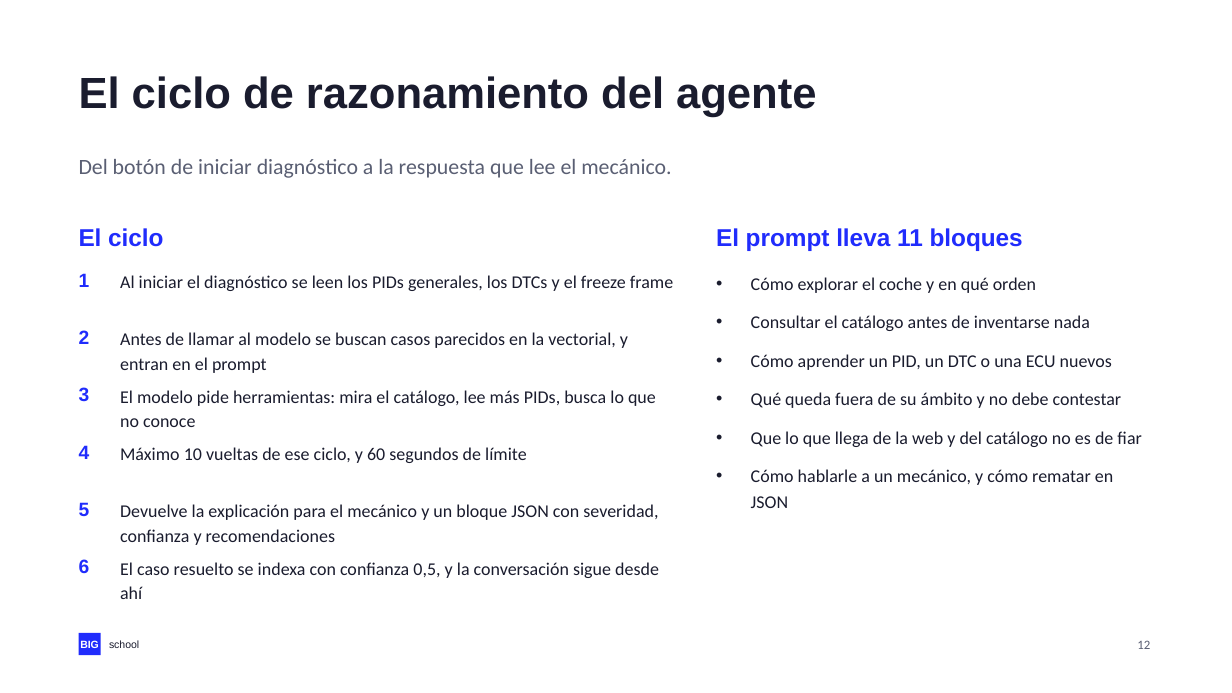
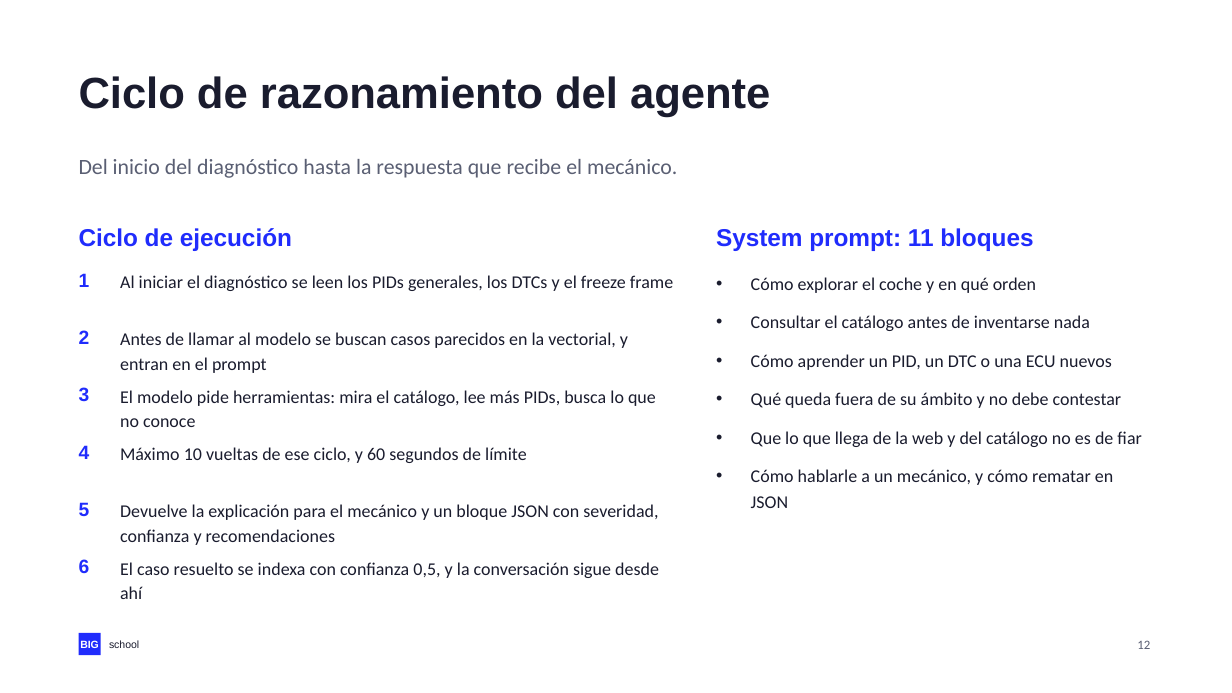
Before and after one commit to NovilloQuinta/intelligent-automotive-diagnostics, a slide deck: slide 12 of docs/presentacion/tfm-intelligent-automotive-diagnostics.pptx. Drawn at 1232x693 pixels with LibreOffice and Linux fonts; fonts in the diff are those of the drawing. Boxes give left, top, right and bottom in pixels: in the first picture for what was removed or moved away, otherwise in the second. Text is boxed around its words. In the diff, an @@ line names an element or a change of style, - is before the commit and + after.

```diff
--- a/docs/presentacion/tfm-intelligent-automotive-diagnostics.pptx
+++ b/docs/presentacion/tfm-intelligent-automotive-diagnostics.pptx
@@ text at (79, 76, 770, 117): text changed @@
-El ciclo de razonamiento del agente
+Ciclo de razonamiento del agente
@@ text at (79, 159, 677, 178): text changed @@
-Del botón de iniciar diagnóstico a la respuesta que lee el mecánico.
+Del inicio del diagnóstico hasta la respuesta que recibe el mecánico.
@@ text at (79, 228, 292, 251): text changed @@
-El ciclo
+Ciclo de ejecución
@@ text at (716, 228, 1033, 251): text changed @@
-El prompt lleva 11 bloques
+System prompt: 11 bloques
```
Also in this commit, not shown: 14 other slides changed, 3 other files.
